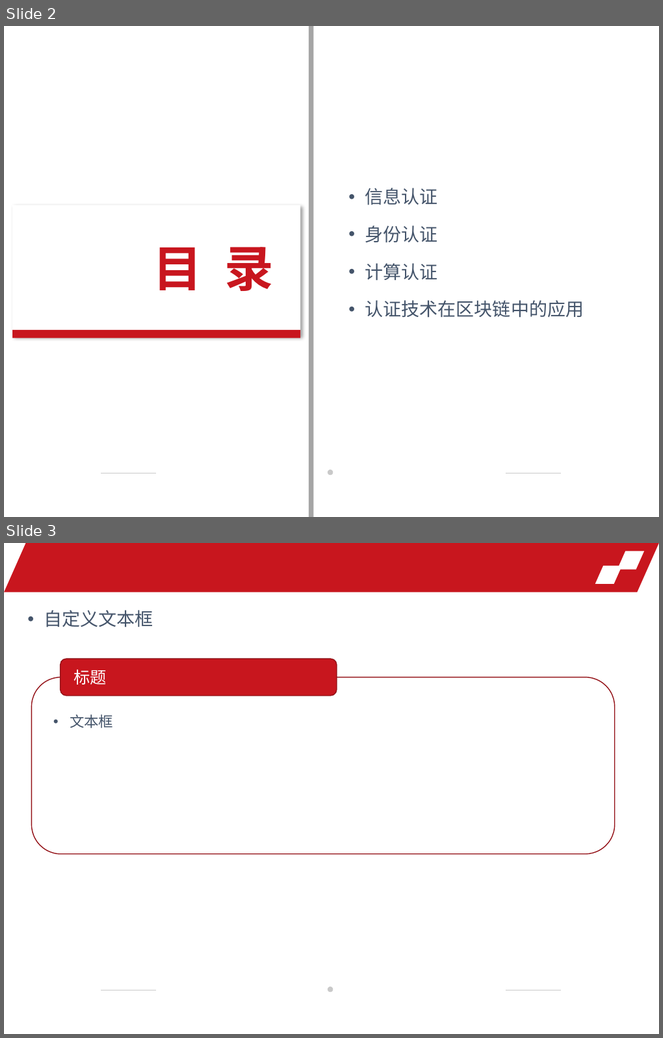
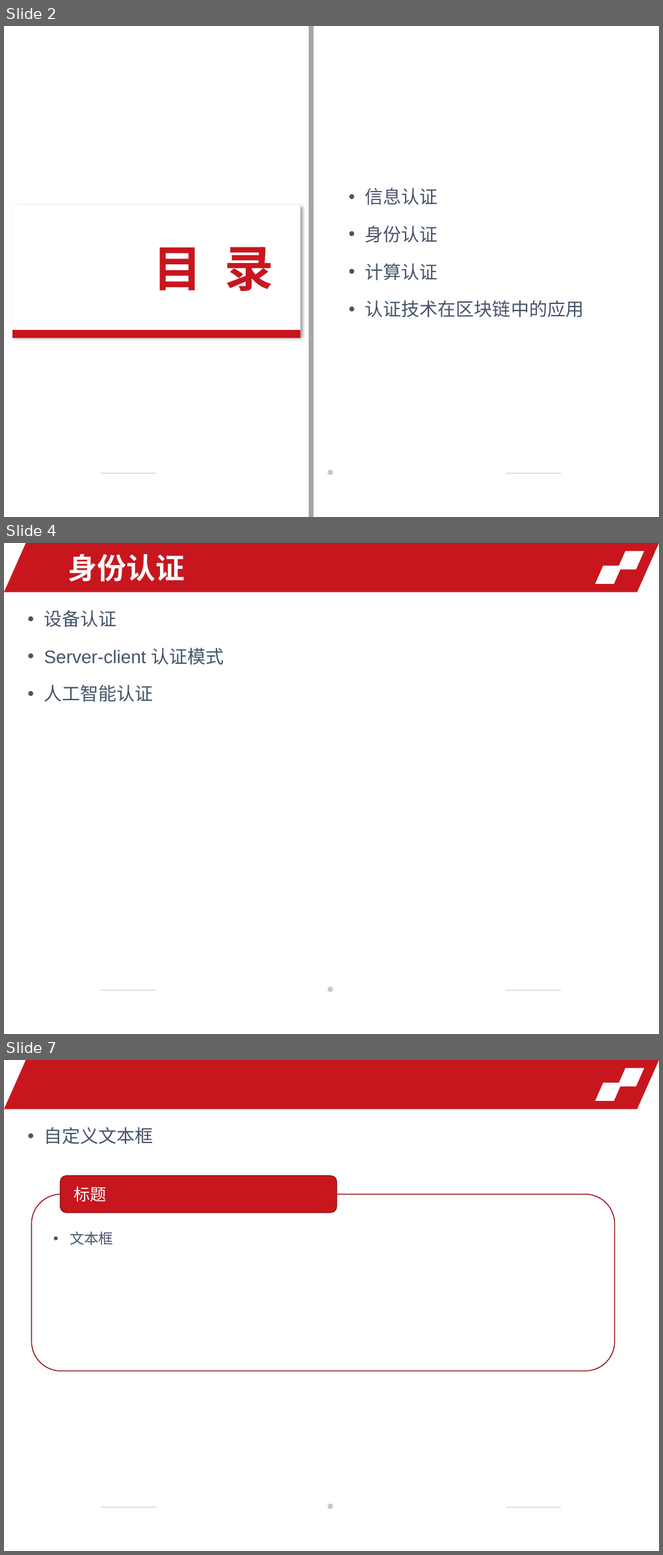
Before and after one commit to Voidkai/Authentication-and-Application, a slide deck: 认证技术调研.pptx. Shown one above the other, each under a label of ours: slides 2 and 3 before the commit, slides 2, 4 and 7 after it; the slides between them are not shown. The pictures are 663x1038 and 663x1555 pixels, drawn with LibreOffice and Linux fonts; fonts in the diff are those of the drawing; background and template pictures are left out. Boxes give left, top, right and bottom in pixels: in the first picture for what was removed or moved away, otherwise in the second. Text is boxed around its words. In the diff, an @@ line names an element or a change of style, - is before the commit and + after.

```diff
--- a/认证技术调研.pptx
+++ b/认证技术调研.pptx
@@ slide 4 added at [4,543,659,1034], background picture (left out); not listed: 6 template elements that a slide beside it also shows @@
@@ text added at [68,554,185,581], 32 pt, text #FFFFFF, bold @@
+身份认证
@@ text added at [44,610,224,702], 20 pt, text #44546A @@
+• 设备认证
+• Server-client 认证模式
+• 人工智能认证
@@ what was slide 3 is now slide 7 @@
```
Also in this commit, not shown: 3 other slides added.
